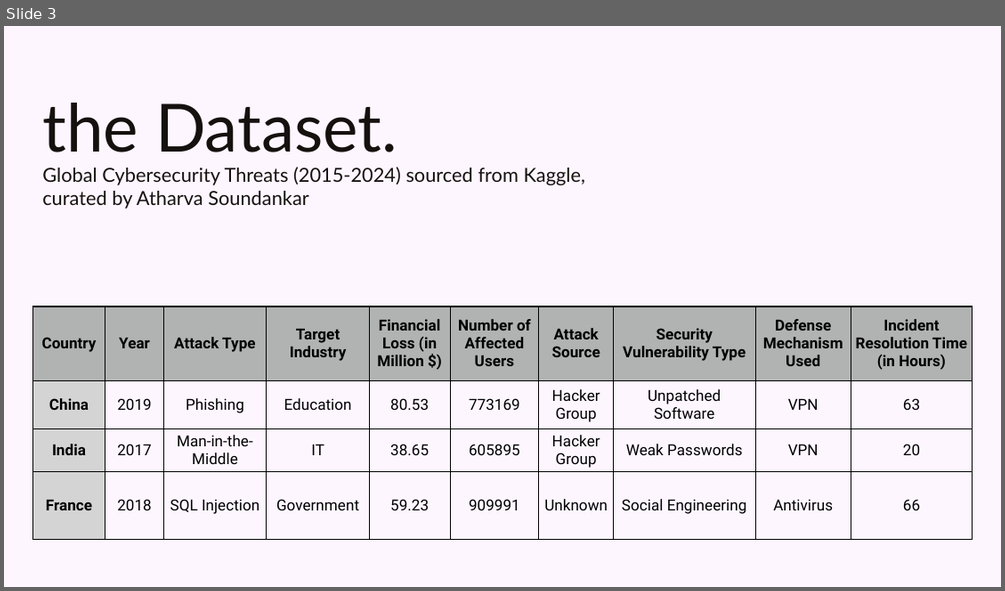
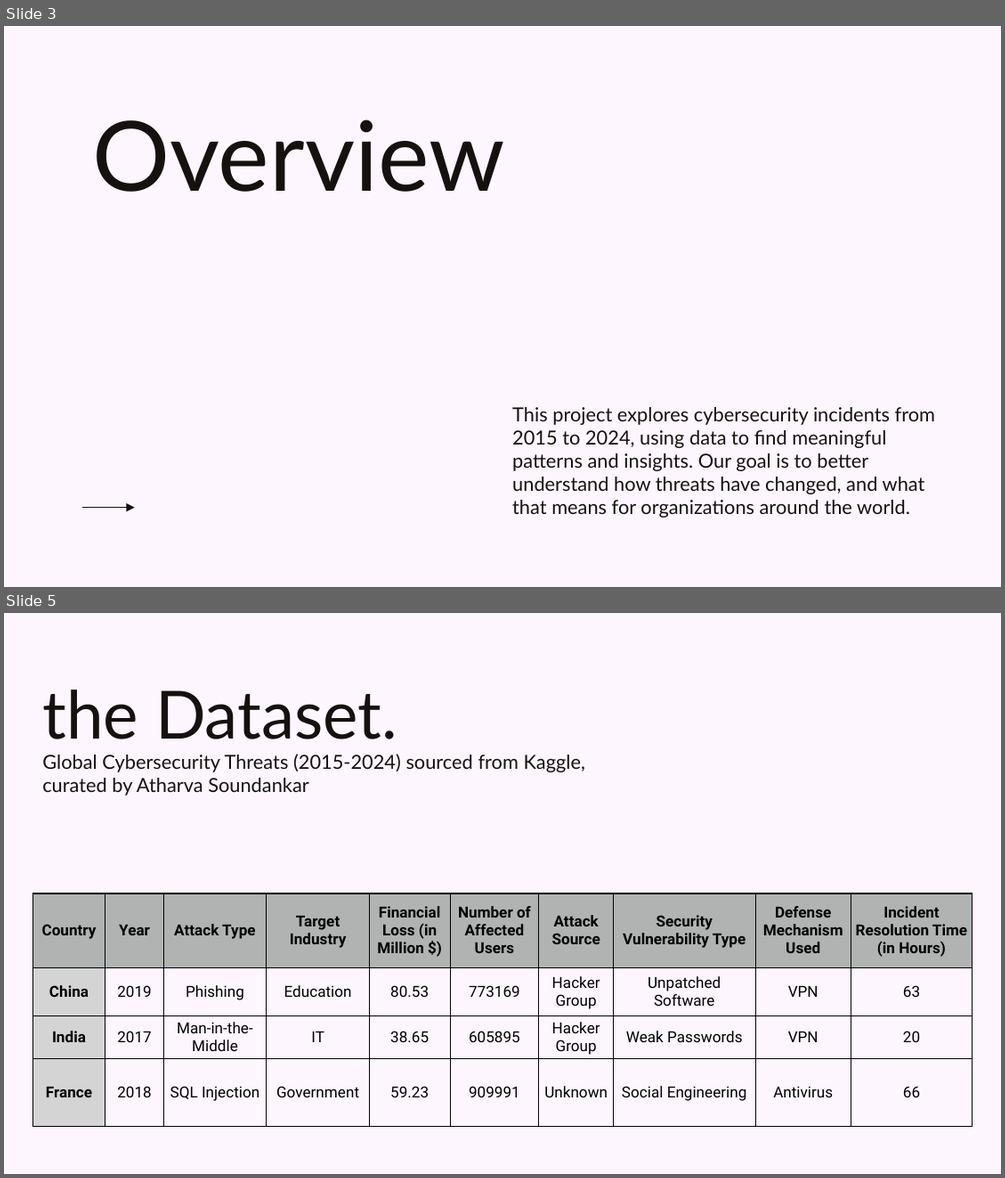
Before and after one commit to Vamin-co/CyberInsights, a slide deck: CyberInsightsPres.pptx. Shown one above the other, each under a label of ours: slide 3 before the commit, slides 3 and 5 after it; the slides between them are not shown. The pictures are 1005x591 and 1005x1178 pixels, drawn with LibreOffice and Linux fonts; fonts in the diff are those of the drawing; background and template pictures are left out. Boxes give left, top, right and bottom in pixels: in the first picture for what was removed or moved away, otherwise in the second. Text is boxed around its words. In the diff, an @@ line names an element or a change of style, - is before the commit and + after.

```diff
--- a/CyberInsightsPres.pptx
+++ b/CyberInsightsPres.pptx
@@ slide 3 added at [4, 26, 1001, 587], background picture (left out) @@
@@ title added at [92, 119, 504, 192], 70 pt, text #15110E @@
+Overview
@@ subtitle added at [512, 407, 935, 517], 14 pt, text #15110E @@
+This project explores cybersecurity incidents from 2015 to 2024, using data to find meaningful patterns and insights. Our goal is to better understand how threats have changed, and what that means for organizations around the world.
@@ arrow added from (81, 507) to (135, 507), #15110E 0.75 pt @@
@@ what was slide 3 is now slide 5 @@
```
Also in this commit, not shown: 2 slides changed, 6 other slides added, 12 slides removed, 1 other file.
